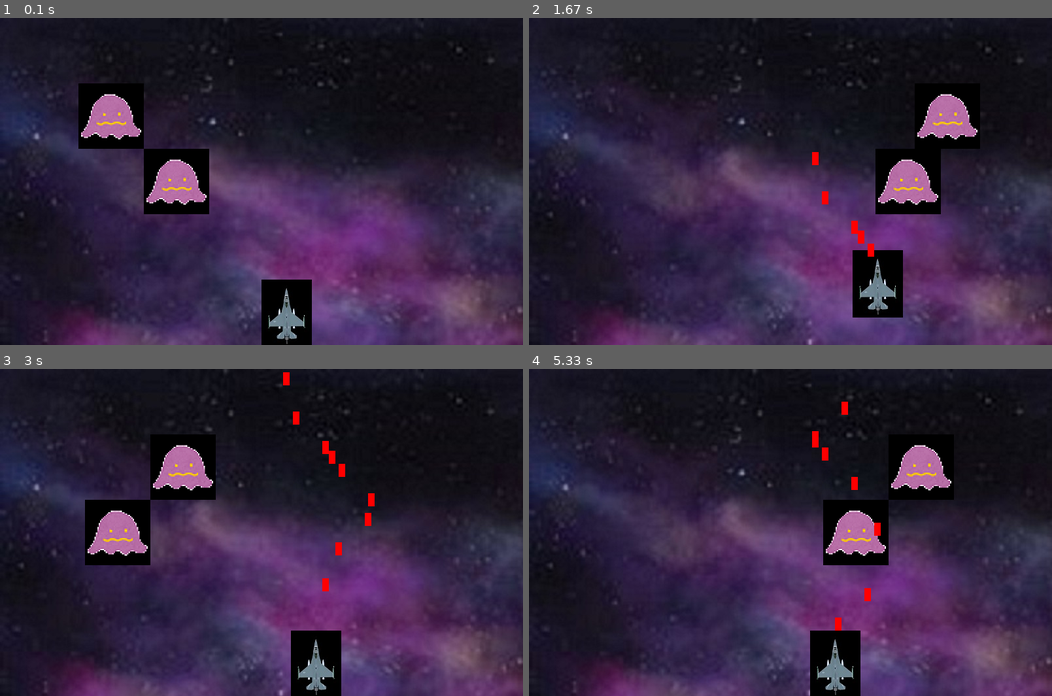
Above: before the commit, frames 1-4 (two rows, left to right).
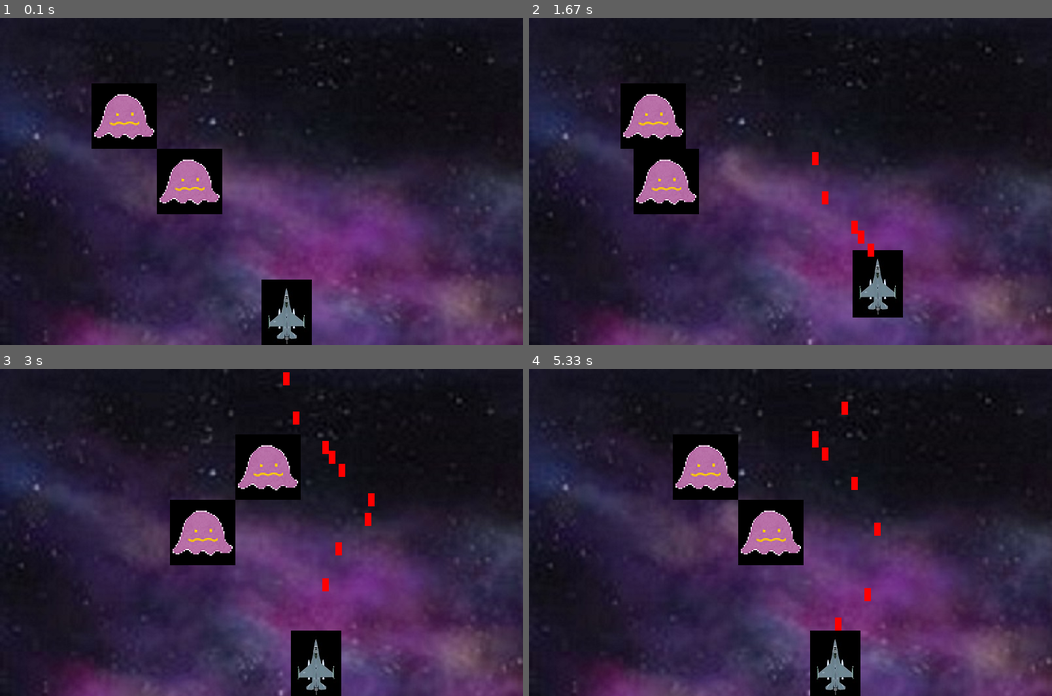
Above: after the commit, the same moments.

Repository: kazu228/pygame_sample
Game: pygame game, started from sample.py
Same seed, same stepped clock (60 frames per second), same inputs: the game is played once before the commit and once after it.
Inputs:
- Up to frame 1 (0.1 s): no input
- Up to frame 2 (1.67 s): tap Space at 0.33, 0.73, 1.03, 1.23, 1.57 s; hold Right 0.67-1.13 s; hold Up 1.17-1.47 s; hold Right from 1.5 s (still down)
- Up to frame 3 (3 s): tap Space at 1.87, 2.07, 2.37, 2.63, 2.97 s; release Right at 1.97 s; hold Left 2-2.53 s; hold Down 2.57-2.87 s; hold Left from 2.9 s (still down)
- Up to frame 4 (5.33 s): tap Space at 3.27, 3.4, 3.8, 4.1, 4.47, 4.87, 5.17 s; release Left at 3.3 s; hold Up 3.33-3.7 s; hold Right 3.73-4.37 s; hold Down 4.4-4.77 s; hold Left 4.8-5.27 s; hold Right from 5.3 s (still down)

The runs differ from the first frame. In frame 1, 3.4% of the frame differs, in the area x 15-43%, y 20-60%; in frame 2, 8.7%; in frame 3, 9.7%, in the area x 16-58%, y 20-60%; in frame 4, 8.7%.

Commit message:
ここからを追加

Diff:
--- a/sample.py
+++ b/sample.py
@@ -46,12 +46,14 @@
             pygame.sprite.Sprite.remove(self)
 
     def shoot(self, screen):
-        class Bullet(object):
+        class Bullet(object):  #objectは何？
             def __init__(self, x: int, y: int):
                 self.bullet = Rect(x, y, 10, 20)  #弾の形
 
             def draw(self):
                 pygame.draw.rect(screen, (255, 0, 0), self.bullet)  #数字は色
+                tama_iti = self.bullet.left + self.bullet.right / 2
+                return tama_iti
 
             def move(self, x: int=0, y: int=-5):  #動く方向
                 self.bullet.move_ip(x, y)
@@ -68,12 +70,16 @@
         super().__init__(filename, x, y, vx, vy)
 
     def move(self):
+        xy = []
         # img_rect = self.image.get_rect()
         # img_rect.move_ip(self.vx, self.vy)
         self.rect.move_ip(self.vx, self.vy)
         self.rect = self.rect.clamp(SCREEN)
         if self.rect.left < 110 or self.rect.right > 700:
             self.vx = -self.vx
+        xy.append(self.rect.left)
+        xy.append(self.rect.right)
+        return xy
         # if img_rect.top < 0 or img_rect.bottom > 500:
         #     vy = -vy
         # self.rect.move_ip(self.vx, self.vy)
@@ -93,6 +99,8 @@
         player.move()
         enemy1.move()
         enemy2.move()
+        xy1 = enemy1.move()
+        xy2 = enemy2.move()
         player.draw(screen)
         enemy1.draw(screen)
         enemy2.draw(screen)
@@ -101,6 +109,8 @@
         for bullet in bullet_list:
             bullet.move()
             bullet.draw()
+            if bullet.draw() > xy1[0] and bullet.draw() < xy1[1]:
+                pass #ここから＊＊＊＊＊＊＊＊＊＊＊
         #リストからスクリーン範囲外のbulletをクリーンアップ
         bullet_list = list(filter(lambda x: not x.is_destroy, bullet_list))
 
